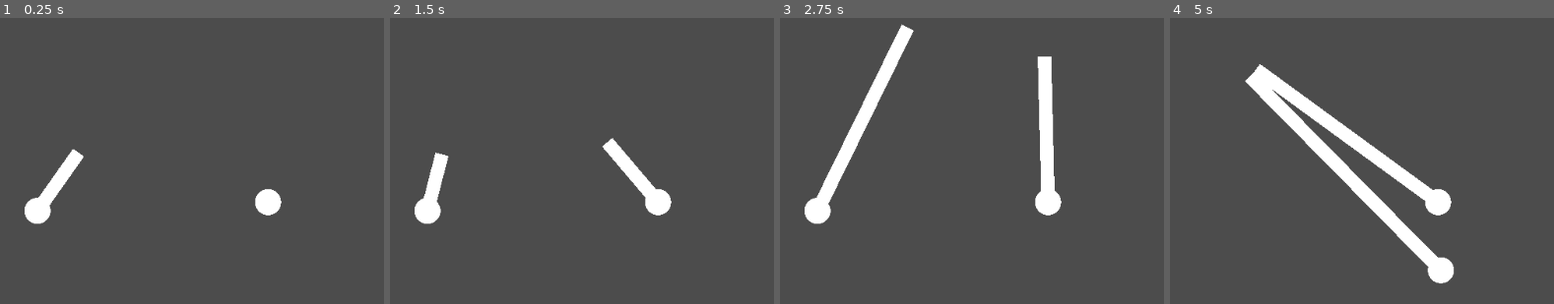
Above: before the commit, frames 1-4 (left to right).
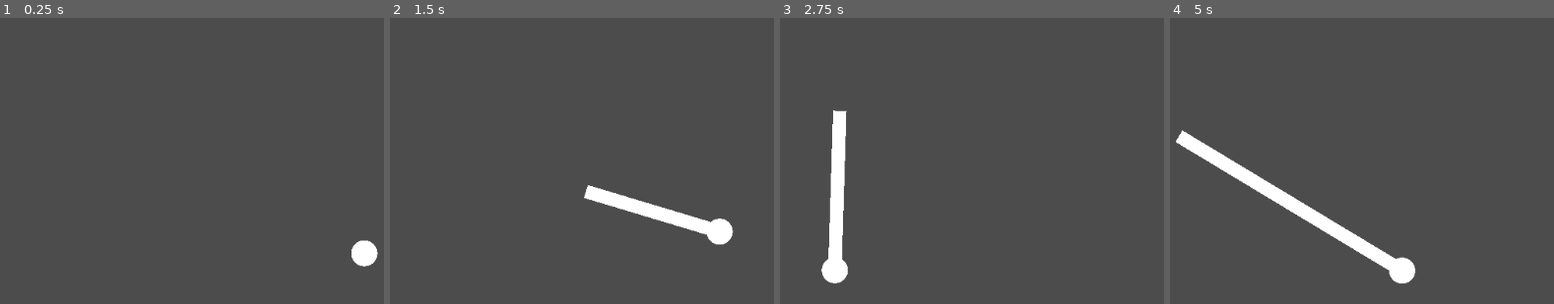
Above: after the commit, the same moments.

Repository: cis-ash/CreatureAddon
Game: Godot game, scene res://TestScene.tscn
The game is run twice, just before and just after one commit, with the same random seed, the same clock (stepped at 60 frames per second) and the same inputs.
Inputs (mouse positions are in pixels of both pictures, inside the frame that each line leads up to):
- Up to frame 1 (0.25 s): no input
- Up to frame 2 (1.5 s): tap Enter (ui_accept) at 0.5, 1.35 s; move the mouse to (716, 120) at 0.52 s; hold Enter (ui_accept) 0.53-1.28 s; move the mouse to (outside the picture) at 1.27 s
- Up to frame 3 (2.75 s): tap Enter (ui_accept) at 1.52, 1.82 s; move the mouse to (1014, 43) at 2.02 s; hold Enter (ui_accept) from 2.03 s (still down)
- Up to frame 4 (5 s): move the mouse to (1285, 235) at 2.77 s; release Enter (ui_accept) at 2.78 s; tap Enter (ui_accept) at 2.85, 3.02, 3.32, 4.35, 4.52, 4.82 s; move the mouse to (outside the picture) at 3.52 s; hold Enter (ui_accept) 3.53-4.28 s; move the mouse to (outside the picture) at 4.27 s

The runs differ from the first frame. In frame 1, 2.3% of the frame differs, in the area x 6-99%, y 45-87%; in frame 2, 4.3%; in frame 3, 6.8%; in frame 4, 11%, in the area x 1-75%, y 16-93%.

Commit message:
refactor code to use dictionaries

Diff:
--- a/Foot.gd
+++ b/Foot.gd
@@ -1,10 +1,14 @@
 extends Node2D
 
 var placed = false
+
 onready var target = global_position
 var normal = Vector2.UP
 var new_normal = Vector2.UP
 var speed = Vector2.ZERO
+
+export (bool) var pushing
+export (bool) var pulling
 
 export (float, 0, 1000) var comfy_distance
 export (float, 0, 100) var tolerance
@@ -15,46 +19,61 @@
 export (float, 0, 10) var lerp_acceleration
 export (float, 0, 10) var slowdown_lerp
 export (float, 0, 10) var settling_lerp
-export (NodePath) var base_path
 export (float, 0, 1000) var gravity
 
+export (NodePath) var base_path
 onready var base = get_node(base_path)
+
+
+
+func _ready():
+	base.legs.append(self)
+	print(base.legs)
 
 func _process(delta):
 
 	if placed:
+		# home in on target
 		speed = lerp(speed, Vector2.ZERO, 3 * slowdown_lerp)
 		global_position = lerp(global_position, target, settling_lerp * delta)
 
-		# idle and check if still in range
-#		var to_base = base.global_position - global_position
+		# check if out of range and can lift leg
 		if base.get_distance_to_track(global_position) > comfy_distance:
-			var new_target = base.get_new_position()
+			var new_target = base.get_new_target(global_position)
+
 			if not new_target == null:
-				print("lifted")
-				# check if there is a new target
-				# lift leg
-				placed = false
-				target = new_target
-				new_normal = base.get_new_normal()
-				speed = normal * liftoff_speed
+				if base.move_leg():
+					# lift leg
+					placed = false
+					target = new_target["position"]
+					new_normal = new_target["normal"]
+					speed = normal * liftoff_speed
+					pass
+				pass
+			pass
 		pass
+
 
 	if not placed:
 		# move to new position
 		var to_target = target - global_position
+
 		speed = lerp(speed, to_target.normalized() * move_speed, delta * lerp_speed)
 		speed += to_target.normalized() * move_speed * lerp_acceleration * delta
+		speed += Vector2.DOWN * delta * gravity
 		position += speed * delta
-		speed += Vector2.DOWN * delta * gravity
 
+		# check if close enough
 		if to_target.length() < tolerance or to_target.length() < delta *  speed.length():
-			print("placed")
-			# check if arrived
 			# place leg
+			base.place_leg()
 			placed = true
 			normal = new_normal
+			pass
 		pass
+
+
+	# draw line to body
 	$Line2D.points = PoolVector2Array([Vector2.ZERO, to_local(base.get_closest_track_point(global_position))])
 
 	pass
--- a/FootBase.gd
+++ /dev/null
@@ -1,31 +0,0 @@
-extends Node2D
-export (NodePath) var track_path
-onready var track = get_node(track_path)
-
-var track_curve = Curve2D
-
-func _ready():
-	update_track_curve()
-	pass
-
-func update_track_curve():
-	track_curve = track.curve
-
-func get_new_position():
-	$RayCast2D.force_raycast_update()
-	if $RayCast2D.is_colliding():
-		return($RayCast2D.get_collision_point())
-	else:
-		return(null)
-
-func get_new_normal():
-	$RayCast2D.force_raycast_update()
-	return($RayCast2D.get_collision_normal())
-
-func get_closest_track_point(requester_position):
-	return track.to_global(track_curve.get_closest_point(track.to_local(requester_position)))
-	pass
-
-func get_distance_to_track(requester_position):
-	return (requester_position - get_closest_track_point(requester_position)).length()
-	pass
--- /dev/null
+++ b/LegTrack.gd
@@ -0,0 +1,76 @@
+extends Path2D
+
+
+
+var legs : Array = []
+export (float, 0.0, 1.0) var legs_needed_percent
+var legs_grounded = 0
+
+var raycasts : Array = []
+
+export (PackedScene) var raycast_on_string
+
+
+
+func _ready():
+	for i in range(1):
+		add_raycast()
+		pass
+
+	space_out_raycasts()
+	pass
+
+
+func move_leg():
+	if legs_grounded > legs.size() * legs_needed_percent:
+		legs_grounded -= 1
+		return true
+	else:
+		return false
+
+
+func place_leg():
+	legs_grounded += 1
+
+
+func add_raycast():
+	var new_raycast = raycast_on_string.instance()
+	add_child(new_raycast)
+	raycasts.append(new_raycast)
+	pass
+
+
+func space_out_raycasts():
+	var i = 0
+	for raycast in raycasts:
+		raycast.unit_offset = i * 1.0 / raycasts.size()
+		i += 1
+		pass
+	pass
+
+#func get_new_position():
+#	$RayCast2D.force_raycast_update()
+#	if $RayCast2D.is_colliding():
+#		return($RayCast2D.get_collision_point())
+#	else:
+#		return(null)
+
+
+#func get_new_normal():
+#	$RayCast2D.force_raycast_update()
+#	return($RayCast2D.get_collision_normal())
+
+func get_new_target(requester_position):
+	return raycasts[0].get_intersection()
+	pass
+
+
+
+func get_closest_track_point(requester_position):
+	return to_global(curve.get_closest_point(to_local(requester_position)))
+	pass
+
+
+func get_distance_to_track(requester_position):
+	return (requester_position - get_closest_track_point(requester_position)).length()
+	pass
--- /dev/null
+++ b/SensorOnARope.gd
@@ -0,0 +1,14 @@
+extends PathFollow2D
+
+
+
+func get_intersection():
+	$RayCast2D.force_raycast_update()
+	if $RayCast2D.is_colliding():
+		return {"position": $RayCast2D.get_collision_point(), "normal": $RayCast2D.get_collision_normal()}
+	else:
+		return null
+
+
+func set_distance(distance):
+	$RayCast2D.cast_to = Vector2.DOWN * distance
--- /dev/null
+++ b/SensorOnARope.tscn
@@ -0,0 +1,10 @@
+[gd_scene load_steps=2 format=2]
+
+[ext_resource path="res://SensorOnARope.gd" type="Script" id=1]
+
+[node name="Sensor" type="PathFollow2D"]
+lookahead = 0.001
+script = ExtResource( 1 )
+
+[node name="RayCast2D" type="RayCast2D" parent="."]
+cast_to = Vector2( 0, 200 )
--- a/Suspender.gd
+++ b/Suspender.gd
@@ -4,4 +4,5 @@
 	if Input.is_action_pressed("ui_accept"):
 		var to_mouse = get_global_mouse_position() - global_position
 		position += to_mouse * 10 * delta
+		pass
 	pass
--- a/TestScene.tscn
+++ b/TestScene.tscn
@@ -1,13 +1,14 @@
-[gd_scene load_steps=7 format=2]
+[gd_scene load_steps=8 format=2]
 
+[ext_resource path="res://LegTrack.gd" type="Script" id=1]
 [ext_resource path="res://Suspender.gd" type="Script" id=2]
-[ext_resource path="res://FootBase.gd" type="Script" id=3]
+[ext_resource path="res://SensorOnARope.tscn" type="PackedScene" id=3]
 [ext_resource path="res://Foot.gd" type="Script" id=4]
 [ext_resource path="res://Shapes/WHITE_Circle.png" type="Texture" id=5]
 
 [sub_resource type="Curve2D" id=9]
 _data = {
-"points": PoolVector2Array( 0, 0, 0, 0, -157.859, -352.345, -125.992, -182.689, 125.992, 182.689, -341.807, -184.776, -199.068, 22.6786, 199.068, -22.6786, 260.435, 42.0101, -56.6964, 144.891, 56.6964, -144.891, 509.899, -203.674, 0, 0, 0, 0, 346.109, -357.385, 0, 0, 0, 0, -157.859, -352.345 )
+"points": PoolVector2Array( 0, 0, 0, 0, -128.04, -241.133, -125.992, -182.689, 125.992, 182.689, -256.04, -71.1327, -199.068, 22.6786, 199.068, -22.6786, 163.96, 8.86729, -56.6964, 144.891, 56.6964, -144.891, 479.96, -111.133, 0, 0, 0, 0, 243.96, -241.133, 0, 0, 0, 0, -128.04, -241.133 )
 }
 
 [sub_resource type="RectangleShape2D" id=8]
@@ -16,18 +17,19 @@
 [node name="TestScene" type="Node2D"]
 
 [node name="Foot" type="Node2D" parent="."]
-position = Vector2( 765.059, 304.498 )
+position = Vector2( 1015.09, 437.991 )
 script = ExtResource( 4 )
-comfy_distance = 300.0
+pushing = true
+comfy_distance = 200.0
 tolerance = 68.639
 liftoff_speed = 1000.0
 move_speed = 1000.0
 lerp_speed = 3.269
-lerp_acceleration = 4.497
+lerp_acceleration = 10.0
 slowdown_lerp = 3.846
 settling_lerp = 9.408
-base_path = NodePath("../Suspender/LegTrack/FootBase")
 gravity = 2366.86
+base_path = NodePath("../Suspender/LegTrack")
 
 [node name="WHITE_Circle" type="Sprite" parent="Foot"]
 scale = Vector2( 0.267392, 0.267392 )
@@ -37,42 +39,17 @@
 width = 35.0
 default_color = Color( 1, 1, 1, 1 )
 
-[node name="Foot2" type="Node2D" parent="."]
-position = Vector2( 165.336, 327.177 )
-script = ExtResource( 4 )
-comfy_distance = 300.0
-tolerance = 68.639
-liftoff_speed = 1000.0
-move_speed = 1000.0
-lerp_speed = 3.269
-lerp_acceleration = 4.497
-slowdown_lerp = 3.846
-settling_lerp = 9.408
-base_path = NodePath("../Suspender/LegTrack/FootBase")
-gravity = 2366.86
-
-[node name="WHITE_Circle" type="Sprite" parent="Foot2"]
-scale = Vector2( 0.267392, 0.267392 )
-texture = ExtResource( 5 )
-
-[node name="Line2D" type="Line2D" parent="Foot2"]
-width = 35.0
-default_color = Color( 1, 1, 1, 1 )
-
 [node name="Suspender" type="Node2D" parent="."]
-position = Vector2( 623.259, 263.033 )
+position = Vector2( 1112.73, 243.963 )
+rotation = -1.57079
 script = ExtResource( 2 )
 
 [node name="LegTrack" type="Path2D" parent="Suspender"]
-position = Vector2( -119.692, -12.5992 )
+position = Vector2( 66.016, -162.514 )
+rotation = -1.57079
 curve = SubResource( 9 )
-
-[node name="FootBase" type="Node2D" parent="Suspender/LegTrack"]
-script = ExtResource( 3 )
-track_path = NodePath("..")
-
-[node name="RayCast2D" type="RayCast2D" parent="Suspender/LegTrack/FootBase"]
-cast_to = Vector2( 0, 250 )
+script = ExtResource( 1 )
+raycast_on_string = ExtResource( 3 )
 
 [node name="WorldCollisions" type="StaticBody2D" parent="."]
 collision_layer = 3
@@ -87,3 +64,5 @@
 position = Vector2( 469.864, 154.841 )
 current = true
 zoom = Vector2( 2, 2 )
+
+[node name="DampedSpringJoint2D" type="DampedSpringJoint2D" parent="."]
